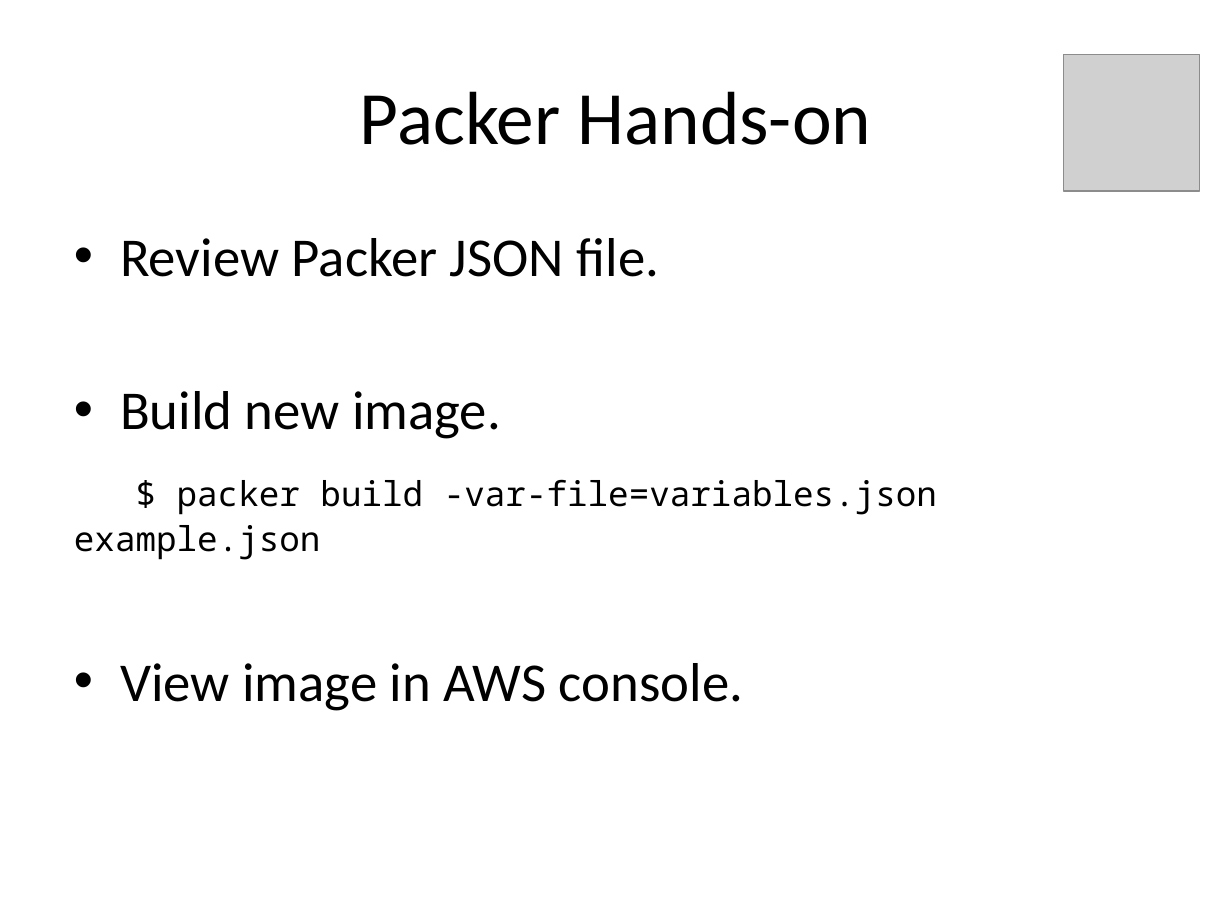
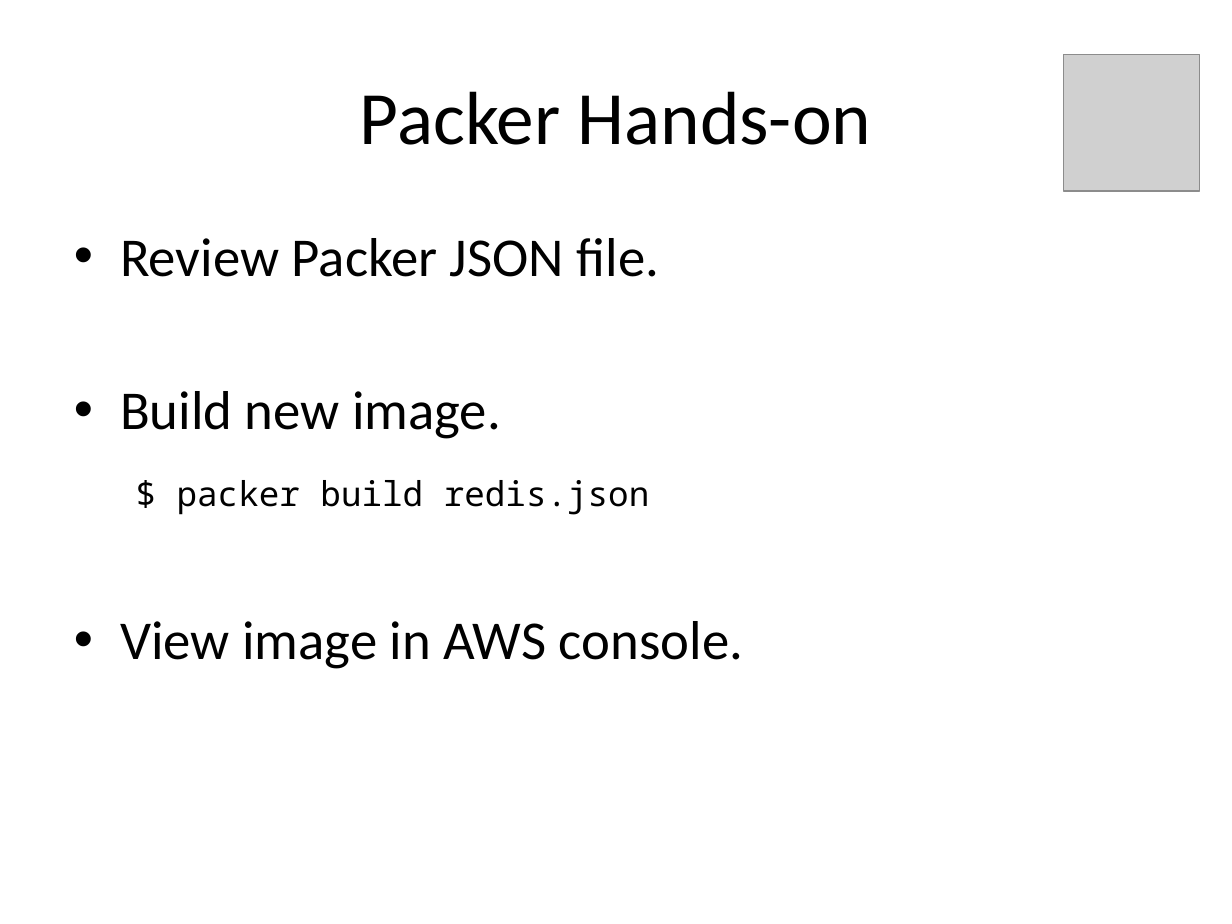
Before and after one commit to jasondbaker/infrastructure-class, a slide deck: slide 13 of lectures/infrastructure-week-10.pptx. Drawn at 1232x924 pixels with LibreOffice and Linux fonts; fonts in the diff are those of the drawing; grey boxes stand for pictures. Boxes give left, top, right and bottom in pixels: in the first picture for what was removed or moved away, otherwise in the second. Text is boxed around its words. In the diff, an @@ line names an element or a change of style, - is before the commit and + after.

```diff
--- a/lectures/infrastructure-week-10.pptx
+++ b/lectures/infrastructure-week-10.pptx
@@ text at [177, 480, 650, 515]: text changed @@
-$ packer build -var-file=variables.json example.json
+$ packer build redis.json
```
Also in this commit, not shown: 2 other slides changed, 1 slide added, 1 slide removed, 2 other files.
